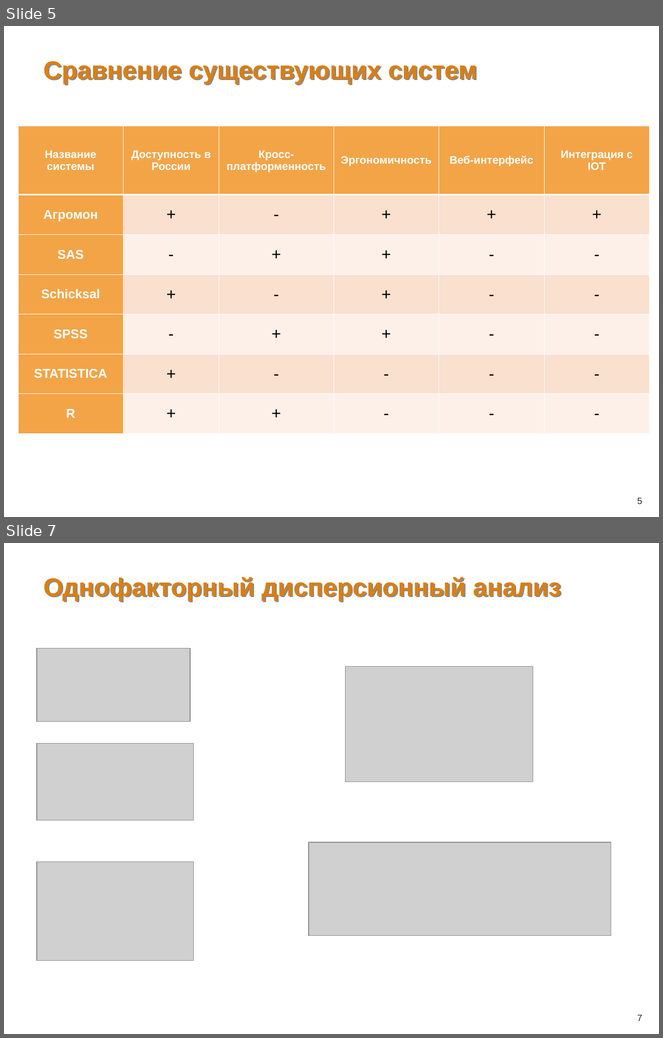
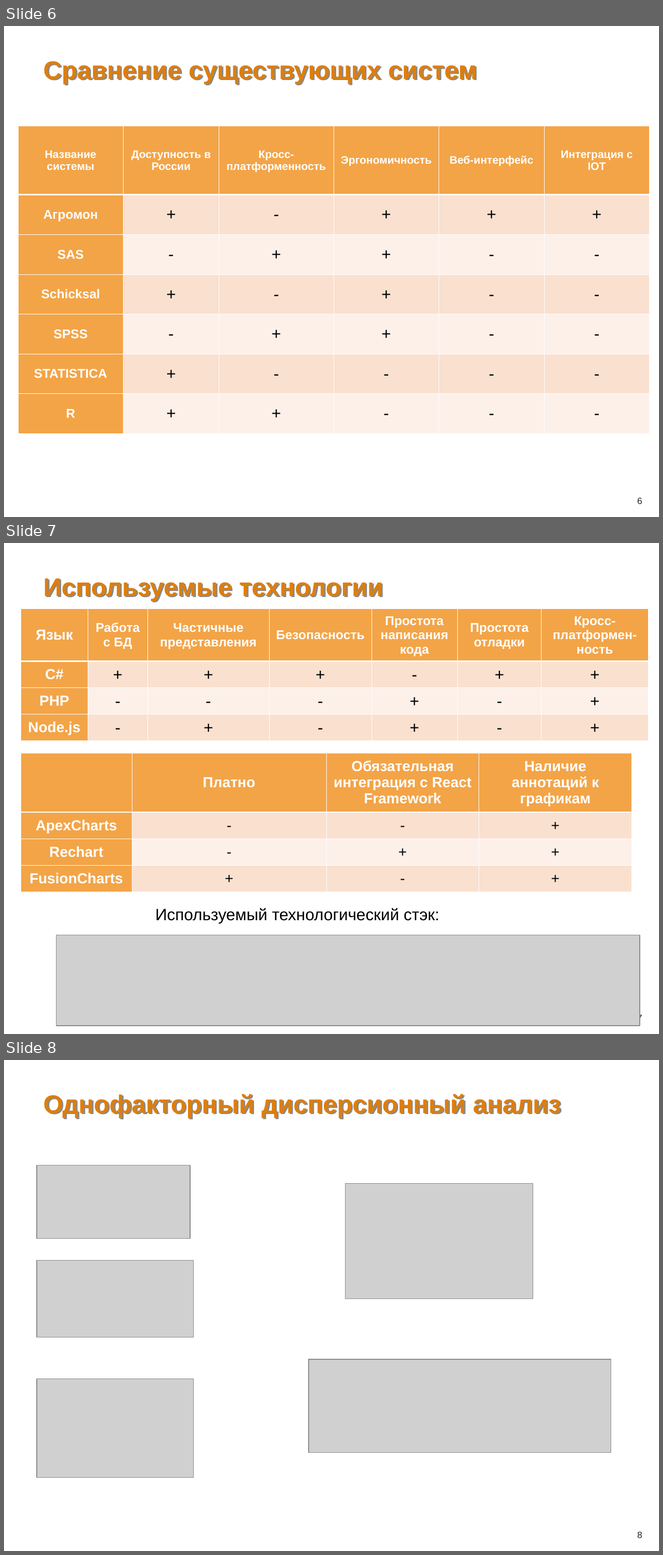
Before and after one commit to kradunches/ari-metiostation, a slide deck: doc/Презентация.ppt. Shown one above the other, each under a label of ours: slides 5 and 7 before the commit, slides 6, 7 and 8 after it; the slides between them are not shown. The pictures are 663x1038 and 663x1555 pixels, drawn with LibreOffice and Linux fonts; fonts in the diff are those of the drawing; grey boxes stand for pictures; background and template pictures are left out. Boxes give left, top, right and bottom in pixels: in the first picture for what was removed or moved away, otherwise in the second. Text is boxed around its words. In the diff, an @@ line names an element or a change of style, - is before the commit and + after.

```diff
--- a/doc/Презентация.ppt
+++ b/doc/Презентация.ppt
@@ slide 7 added at (4,543,659,1034), background picture (left out) @@
@@ title added at (44,578,383,601), 28 pt, text #DD7E0E, bold @@
+Используемые технологии
@@ table added at (21,609,648,742), 4 rows, 7 columns @@
+Язык | Работа с БД | Частичные представления | Безопасность | Простота написания кода | Простота отладки | Кросс-платформен-ность
+C# | + | + | + | - | + | +
+PHP | - | - | - | + | - | +
+Node.js | - | + | - | + | - | +
@@ table added at (21,753,632,892), 4 rows, 4 columns @@
+ | Платно | Обязательная интеграция с React Framework | Наличие аннотаций к графикам
+ApexCharts | - | - | +
+Rechart | - | + | +
+FusionCharts | + | - | +
@@ text added at (155,908,440,924), 18 pt, text #000000 @@
+Используемый технологический стэк:
@@ picture added at (57,936,640,1027) @@
@@ page number added at (637,1015,643,1024), 10 pt, text #262626 @@
+7
@@ what was slide 5 is now slide 6 @@
@@ page number at (637,498,643,504): text changed @@
-5
+6
@@ what was slide 7 is now slide 8 @@
@@ page number at (637,1532,643,1538): text changed @@
-7
+8
```
Also in this commit, not shown: 5 slides changed, 1 other slide added, 1 slide removed, 1 other file.
